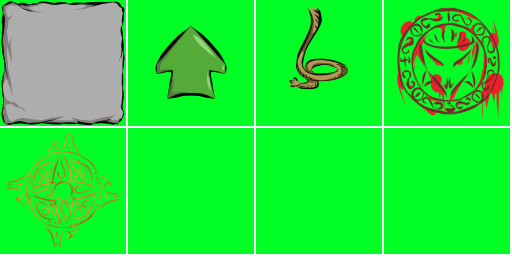
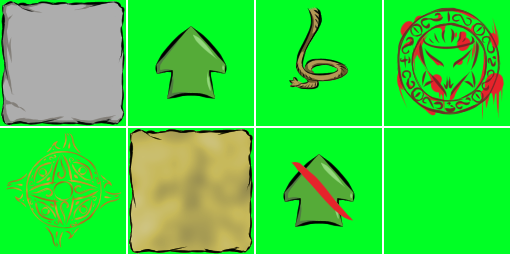
Layers edited between the first and the second 512×256 image:
renamed "lineSpawn Fusionnés" to "line", painted on it, unmasked it over [129, 129, 355, 254]
removed layer "Calque de dessin 1 Fusionnés" (2nd of 2, in "line") from group "line" over [129, 129, 354, 192]
painted on "shadow" over [129, 129, 355, 254]
renamed "baseColor" to "color", painted on it over [129, 129, 355, 254]
painted on "green" (1st of 2, in "greenScreen" › "l1") over [129, 129, 192, 192]
